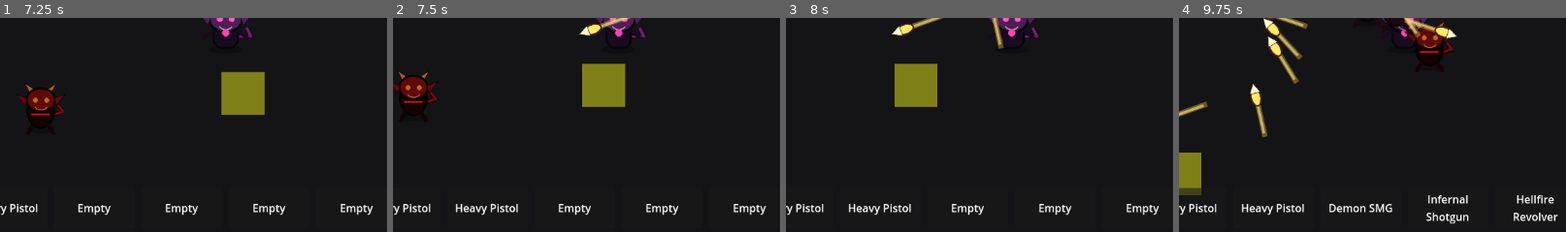
Above: before the commit, frames 1-4 (left to right).
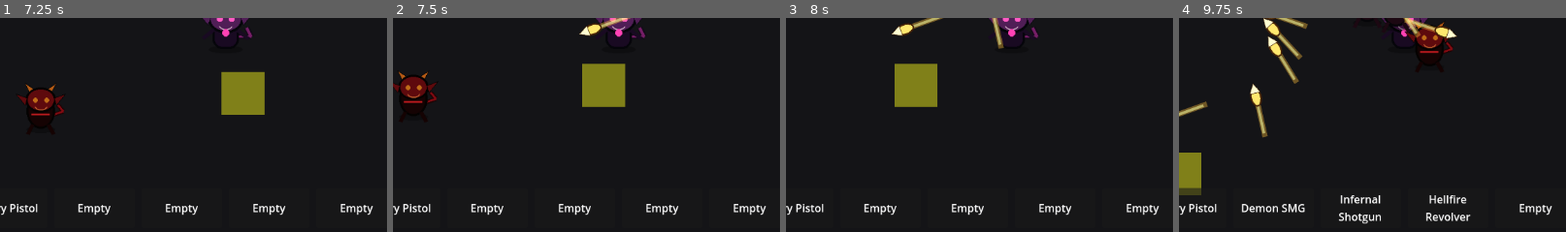
Above: after the commit, the same moments.

Repository: KevinRabbe/bullet-hell-roughe-lite
Game: Godot game, scene res://scenes/Main.tscn
The game is run twice, just before and just after one commit, with the same random seed, the same clock (stepped at 60 frames per second) and the same inputs. This scene is started directly instead of the project's main scene.
Inputs (mouse positions are % of the whole screen's width and height, from its top left):
- Up to frame 1 (7.25 s): click "Start Run" at 0.5 s; click "Start Run" at 1.25 s; tap Enter at 2, 4.35 s; move the mouse to (72, 46) at 2.02 s; hold D (move_right) 2.03-2.78 s; hold C (cycle_character) 2.03-2.78 s; tap Space at 2.27, 3.02, 4.52, 5.27, 6.02 s; move the mouse to (30, 56) at 2.77 s; hold S (move_down) 2.78-3.53 s; tap E (interact) at 2.85 s; move the mouse to (60, 28) at 3.52 s; hold D (move_right) 3.53-4.28 s; tap B at 3.6 s; move the mouse to (45, 71) at 4.27 s; hold W (move_up) 4.28-5.03 s; move the mouse to (80, 66) at 5.02 s; hold A (move_left) 5.03-6.53 s; tap R at 5.1 s; move the mouse to (20, 36) at 5.77 s; tap P at 5.85 s; move the mouse to (55, 51) at 6.52 s; hold S (move_down) from 6.53 s (still down); tap Q at 6.6 s
- Up to frame 2 (7.5 s): move the mouse to (35, 25) at 7.27 s; release S (move_down) at 7.28 s; hold D (move_right) from 7.28 s (still down); tap 1 at 7.35 s
- Up to frame 3 (8 s): keep holding D (move_right); tap Space at 7.52 s
- Up to frame 4 (9.75 s): move the mouse to (72, 46) at 8.02 s; release D (move_right) at 8.03 s; hold W (move_up) 8.03-8.78 s; tap 2 at 8.1 s; tap Space at 8.27, 9.02 s; move the mouse to (30, 56) at 8.77 s; hold D (move_right) 8.78-9.53 s; tap 3 at 8.85 s; move the mouse to (60, 28) at 9.52 s; hold S (move_down) from 9.53 s (still down); tap 4 at 9.6 s
The pictures show only the part of the screen within x 21-71%, y 49-99%; the shares and areas given below are measured in that part.

Frame 1 is identical in both runs. In frame 2, 0.5% of the frame differs, in the area x 16-33%, y 86-93%; in frame 3, 0.5%; in frame 4, 2.6%, in the area x 16-98%, y 82-97%.

Commit message:
Issue #69: add weapon rarity and combine system

Diff:
--- a/scripts/player/player.gd
+++ b/scripts/player/player.gd
@@ -277,10 +277,23 @@
 		push_error("WeaponLoadout not found on Player.")
 		return false
 
-	var equipped: bool = bool(weapon_loadout.call("equip_weapon", weapon_id))
-	if not equipped:
+	var grant_result_variant: Variant
+	if weapon_loadout.has_method("grant_or_combine_weapon"):
+		grant_result_variant = weapon_loadout.call("grant_or_combine_weapon", weapon_id)
+	else:
+		var equipped: bool = bool(weapon_loadout.call("equip_weapon", weapon_id))
+		grant_result_variant = {"success": equipped, "combined": false, "rarity": "common"}
+
+	if not (grant_result_variant is Dictionary):
+		print("Weapon grant failed: invalid loadout result for %s" % weapon_id)
+		return false
+	var grant_result: Dictionary = grant_result_variant
+	var success := bool(grant_result.get("success", false))
+	if not success:
 		print("Weapon loadout full or weapon rejected: %s" % weapon_id)
 		return false
+	var combined := bool(grant_result.get("combined", false))
+	var granted_rarity := str(grant_result.get("rarity", "common"))
 
 	var weapon_path := str(GUNSLINGER_WEAPON_RESOURCES.get(weapon_id, ""))
 	if weapon_path != "":
@@ -288,7 +301,10 @@
 		if auto_weapon != null and auto_weapon.has_method("set_weapon_data"):
 			auto_weapon.call("set_weapon_data", weapon_resource)
 
-	print("Weapon granted: %s" % weapon_id)
+	if combined:
+		print("Weapon combined: %s -> %s" % [weapon_id, granted_rarity])
+	else:
+		print("Weapon granted: %s (%s)" % [weapon_id, granted_rarity])
 	return true
 
 # TODO: remove after all callers use grant_weapon directly.
--- a/scripts/player/weapon_loadout.gd
+++ b/scripts/player/weapon_loadout.gd
@@ -3,38 +3,85 @@
 signal loadout_changed
 
 const MAX_WEAPON_SLOTS: int = 6
+const RARITY_ORDER: Array[String] = ["common", "rare", "epic", "legendary"]
 
 @export var equipped_weapon_ids: Array[String] = []
+var equipped_weapons: Array[Dictionary] = []
+
+func _ready() -> void:
+	_migrate_legacy_ids_if_needed()
+	_sync_legacy_ids()
 
 func has_space() -> bool:
-	return equipped_weapon_ids.size() < MAX_WEAPON_SLOTS
+	return equipped_weapons.size() < MAX_WEAPON_SLOTS
 
 # Fallback alias for existing player code that might call can_equip_more
 func can_equip_more() -> bool:
 	return has_space()
 
 func get_weapon_count() -> int:
-	return equipped_weapon_ids.size()
+	return equipped_weapons.size()
 
 func get_equipped_weapon_ids() -> Array[String]:
 	return equipped_weapon_ids.duplicate()
+
+func get_weapon_entries() -> Array[Dictionary]:
+	var copied_entries: Array[Dictionary] = []
+	for entry_variant in equipped_weapons:
+		if entry_variant is Dictionary:
+			copied_entries.append((entry_variant as Dictionary).duplicate(true))
+	return copied_entries
 
 func equip_weapon(weapon_id: String) -> bool:
 	if weapon_id == "":
 		return false
 	if not has_space():
 		return false
-	equipped_weapon_ids.append(weapon_id)
+	equipped_weapons.append({"id": weapon_id, "rarity": "common"})
+	_sync_legacy_ids()
 	loadout_changed.emit()
 	return true
 
+func grant_or_combine_weapon(weapon_id: String) -> Dictionary:
+	if weapon_id == "":
+		return {"success": false, "combined": false, "rarity": ""}
+	var entry_index := _find_weapon_entry_index(weapon_id)
+	if entry_index == -1:
+		var equipped := equip_weapon(weapon_id)
+		if not equipped:
+			return {"success": false, "combined": false, "rarity": ""}
+		return {"success": true, "combined": false, "rarity": "common"}
+
+	var current_entry: Dictionary = equipped_weapons[entry_index]
+	var current_rarity := str(current_entry.get("rarity", "common"))
+	var next_rarity := _next_rarity(current_rarity)
+	if next_rarity == current_rarity:
+		if not has_space():
+			return {"success": false, "combined": true, "rarity": current_rarity}
+		equipped_weapons.append({"id": weapon_id, "rarity": "common"})
+		_sync_legacy_ids()
+		loadout_changed.emit()
+		return {"success": true, "combined": false, "rarity": "common"}
+	current_entry["rarity"] = next_rarity
+	equipped_weapons[entry_index] = current_entry
+	_sync_legacy_ids()
+	loadout_changed.emit()
+	return {"success": true, "combined": true, "rarity": next_rarity}
+
 func clear_loadout() -> void:
+	equipped_weapons.clear()
 	equipped_weapon_ids.clear()
 	loadout_changed.emit()
 
 func get_family_counts() -> Dictionary:
 	var family_counts: Dictionary = {}
-	for weapon_id in equipped_weapon_ids:
+	for weapon_entry_variant in equipped_weapons:
+		if not (weapon_entry_variant is Dictionary):
+			continue
+		var weapon_entry: Dictionary = weapon_entry_variant
+		var weapon_id := str(weapon_entry.get("id", ""))
+		if weapon_id == "":
+			continue
 		var family_id := _get_family_id_from_weapon_id(weapon_id)
 		family_counts[family_id] = int(family_counts.get(family_id, 0)) + 1
 	return family_counts
@@ -46,6 +93,46 @@
 			break
 	print("WeaponLoadout debug equip: %s -> %s" % [weapon_id, equipped_weapon_ids])
 	print("Weapon family counts: %s" % get_family_counts())
+
+func get_weapon_rarity(weapon_id: String) -> String:
+	var entry_index := _find_weapon_entry_index(weapon_id)
+	if entry_index == -1:
+		return "common"
+	var entry: Dictionary = equipped_weapons[entry_index]
+	return str(entry.get("rarity", "common"))
+
+func _find_weapon_entry_index(weapon_id: String) -> int:
+	for index in range(equipped_weapons.size()):
+		var entry_variant := equipped_weapons[index]
+		if not (entry_variant is Dictionary):
+			continue
+		var entry: Dictionary = entry_variant
+		if str(entry.get("id", "")) == weapon_id:
+			return index
+	return -1
+
+func _next_rarity(current_rarity: String) -> String:
+	var rarity_index := RARITY_ORDER.find(current_rarity)
+	if rarity_index == -1:
+		return "common"
+	if rarity_index >= RARITY_ORDER.size() - 1:
+		return current_rarity
+	return RARITY_ORDER[rarity_index + 1]
+
+func _sync_legacy_ids() -> void:
+	equipped_weapon_ids.clear()
+	for entry_variant in equipped_weapons:
+		if entry_variant is Dictionary:
+			var entry: Dictionary = entry_variant
+			var weapon_id := str(entry.get("id", ""))
+			if weapon_id != "":
+				equipped_weapon_ids.append(weapon_id)
+
+func _migrate_legacy_ids_if_needed() -> void:
+	if not equipped_weapons.is_empty() or equipped_weapon_ids.is_empty():
+		return
+	for weapon_id in equipped_weapon_ids:
+		equipped_weapons.append({"id": weapon_id, "rarity": "common"})
 
 func _get_family_id_from_weapon_id(weapon_id: String) -> String:
 	# Try to load the weapon data to get its actual family, to respect Stage 8.1
--- a/scripts/weapons/weapon_data.gd
+++ b/scripts/weapons/weapon_data.gd
@@ -8,6 +8,7 @@
 
 @export var family: String = ""
 @export var tags: Array[String] = []
+@export_enum("common", "rare", "epic", "legendary") var rarity: String = "common"
 
 @export var damage_type: String = ""
 @export var base_damage: float = 10.0
